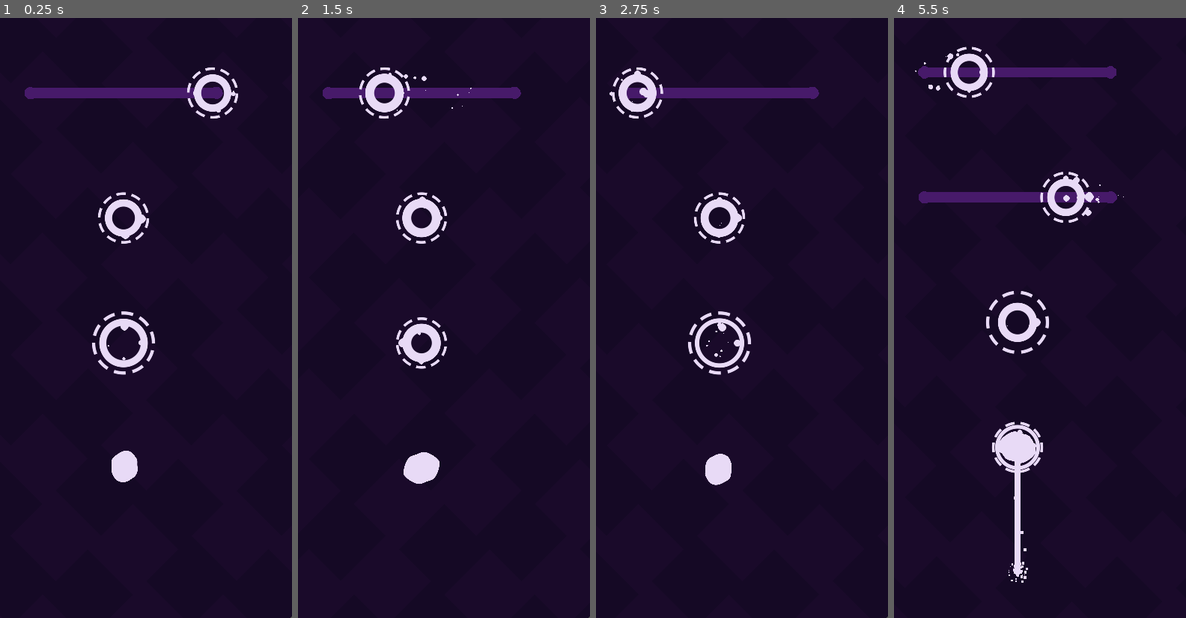
Above: before the commit, frames 1-4 (left to right).
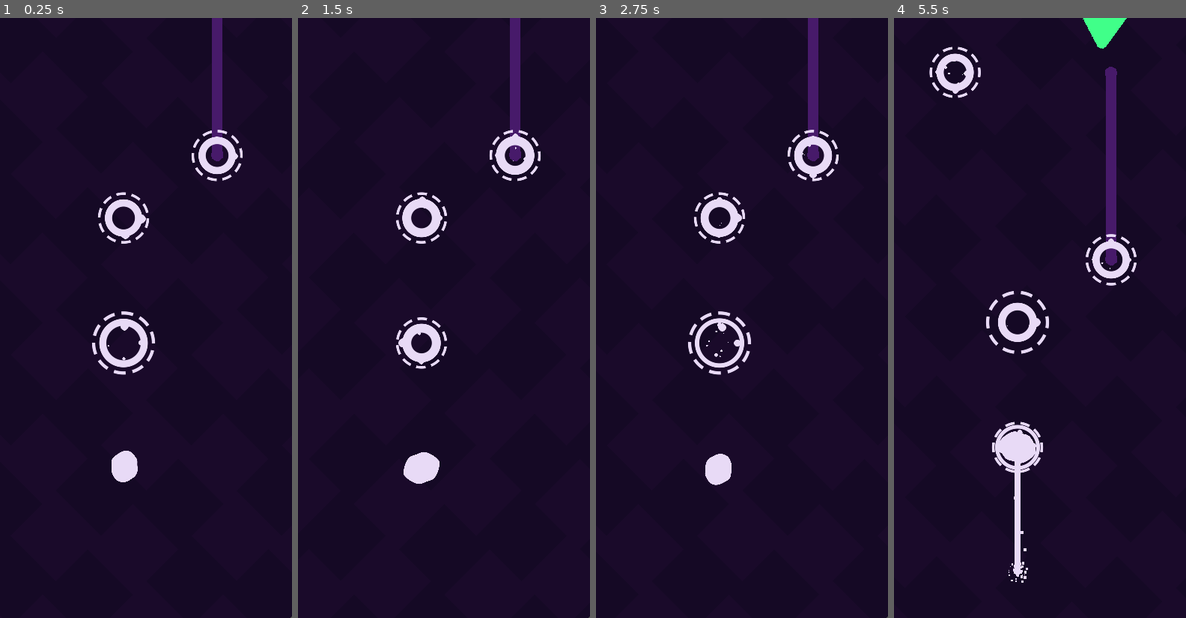
Above: after the commit, the same moments.

Repository: FrancoYudica/PathForger-GodotWildJam-04-2024
Game: Godot game, scene res://levels/level.tscn
Two runs of this game, one before a commit and one after it. Both use one fixed random seed, a clock stepped at 60 frames per second and the inputs below.
Inputs (mouse positions are in pixels of both pictures, inside the frame that each line leads up to):
- Up to frame 1 (0.25 s): no input
- Up to frame 2 (1.5 s): tap Enter (ui_accept) at 0.5, 0.77 s; move the mouse to (496, 288) at 0.52 s; press the mouse at (496, 288) at 0.53 s; hold D 0.53-1.28 s; move the mouse to (353, 348) at 1.27 s; release the mouse at (353, 348) at 1.28 s; hold S from 1.28 s (still down); tap F at 1.35 s
- Up to frame 3 (2.75 s): tap Enter (ui_accept) at 1.52 s; move the mouse to (753, 186) at 2.02 s; release S at 2.03 s; hold D from 2.03 s (still down); tap Space at 2.1 s
- Up to frame 4 (5.5 s): move the mouse to (1002, 438) at 2.77 s; release D at 2.78 s; hold W 2.78-3.53 s; click (1002, 438) at 2.85 s; tap Enter (ui_accept) at 3.02, 3.77, 4.52 s; move the mouse to (1118, 408) at 3.52 s; hold F 3.53-4.28 s; hold A 3.53-5.03 s; move the mouse to (917, 228) at 4.27 s; tap Space at 4.35 s; move the mouse to (1034, 318) at 5.02 s; press the mouse at (1034, 318) at 5.03 s; hold S from 5.03 s (still down)

The runs differ from the first frame. In frame 1, 2.9% of the frame differs, in the area x 8-84%, y 0-28%; in frame 2, 3.1%; in frame 3, 3.0%; in frame 4, 5.3%, in the area x 7-84%, y 0-45%.

Commit message:
RotationChangerComponent + Implementation

Diff:
--- a/entities/obstacles/RotatingObstacle.gd
+++ /dev/null
@@ -1,6 +0,0 @@
-extends ChangingObstacle
-
-@export var rotations_per_second: float = 0.3
-
-func _process(delta):
-	rotation += 2.0 * PI * delta * rotations_per_second * level_changer.difficulty
--- /dev/null
+++ b/entities/obstacles/RotationChangerComponent.gd
@@ -0,0 +1,7 @@
+extends Node2D
+
+@export var level_changer: LevelChanger
+@export var rotations_per_second: float = 0.3
+
+func _process(delta):
+	get_parent().rotation += 2.0 * PI * delta * rotations_per_second * level_changer.difficulty
--- a/entities/obstacles/bar/bar_200px.tscn
+++ b/entities/obstacles/bar/bar_200px.tscn
@@ -1,7 +1,7 @@
 [gd_scene load_steps=4 format=3 uid="uid://c3g0wbvta25ea"]
 
 [ext_resource type="Texture2D" uid="uid://cqdtffd52bufw" path="res://art/textures/obstacles/bar_200px.png" id="1_itv2j"]
-[ext_resource type="Script" path="res://entities/obstacles/RotatingObstacle.gd" id="2_ol552"]
+[ext_resource type="Script" path="res://entities/obstacles/Obstacle.gd" id="2_47g7v"]
 
 [sub_resource type="CapsuleShape2D" id="CapsuleShape2D_upo25"]
 radius = 8.0
@@ -10,7 +10,7 @@
 [node name="ObstacleBar200px" type="Sprite2D"]
 modulate = Color(0.25098, 1, 0.537255, 1)
 texture = ExtResource("1_itv2j")
-script = ExtResource("2_ol552")
+script = ExtResource("2_47g7v")
 
 [node name="Area2D" type="Area2D" parent="."]
 collision_layer = 24
--- a/entities/obstacles/bar/bar_300px.tscn
+++ b/entities/obstacles/bar/bar_300px.tscn
@@ -1,7 +1,7 @@
 [gd_scene load_steps=4 format=3 uid="uid://cscxt5rlfm0gb"]
 
 [ext_resource type="Texture2D" uid="uid://bl5bcc3vy511x" path="res://art/textures/obstacles/bar_300px.png" id="1_pgj7j"]
-[ext_resource type="Script" path="res://entities/obstacles/RotatingObstacle.gd" id="2_mnuhj"]
+[ext_resource type="Script" path="res://entities/obstacles/Obstacle.gd" id="2_lxp5s"]
 
 [sub_resource type="CapsuleShape2D" id="CapsuleShape2D_upo25"]
 radius = 8.0
@@ -11,7 +11,7 @@
 modulate = Color(0.25098, 1, 0.537255, 1)
 texture_filter = 1
 texture = ExtResource("1_pgj7j")
-script = ExtResource("2_mnuhj")
+script = ExtResource("2_lxp5s")
 metadata/_aseprite_wizard_interface_config_ = {
 "layer_section": true
 }
--- a/entities/obstacles/bar/bar_400px.tscn
+++ b/entities/obstacles/bar/bar_400px.tscn
@@ -1,7 +1,7 @@
 [gd_scene load_steps=4 format=3 uid="uid://cvxq67huacrw7"]
 
 [ext_resource type="Texture2D" uid="uid://dqs3spp3vj046" path="res://art/textures/obstacles/bar_400px.png" id="1_jeve2"]
-[ext_resource type="Script" path="res://entities/obstacles/RotatingObstacle.gd" id="2_b4u5l"]
+[ext_resource type="Script" path="res://entities/obstacles/Obstacle.gd" id="2_wphfy"]
 
 [sub_resource type="CapsuleShape2D" id="CapsuleShape2D_upo25"]
 radius = 8.0
@@ -11,7 +11,7 @@
 modulate = Color(0.25098, 1, 0.537255, 1)
 texture_filter = 1
 texture = ExtResource("1_jeve2")
-script = ExtResource("2_b4u5l")
+script = ExtResource("2_wphfy")
 metadata/_aseprite_wizard_interface_config_ = {
 "layer_section": true
 }
--- a/entities/obstacles/circumference.tscn
+++ b/entities/obstacles/circumference.tscn
@@ -1,13 +1,13 @@
 [gd_scene load_steps=3 format=3 uid="uid://r1t3ds37ibdu"]
 
 [ext_resource type="Texture2D" uid="uid://bm16cm0kkjyjm" path="res://art/textures/obstacles/open_ring_thin_256x256.png" id="1_18qy7"]
-[ext_resource type="Script" path="res://entities/obstacles/RotatingObstacle.gd" id="2_r2yh2"]
+[ext_resource type="Script" path="res://entities/obstacles/Obstacle.gd" id="2_l2apu"]
 
 [node name="Circumference" type="Sprite2D"]
 modulate = Color(0.25098, 1, 0.537255, 1)
 texture_filter = 1
 texture = ExtResource("1_18qy7")
-script = ExtResource("2_r2yh2")
+script = ExtResource("2_l2apu")
 metadata/_aseprite_wizard_interface_config_ = {
 "layer_section": true
 }
--- a/entities/obstacles/half_circumference/rotating_half_circumference.tscn
+++ /dev/null
@@ -1,34 +0,0 @@
-[gd_scene load_steps=3 format=3 uid="uid://b5nqxtxfgyepk"]
-
-[ext_resource type="Texture2D" uid="uid://c12bgd0frdi0v" path="res://art/textures/obstacles/half_circle_256px.png" id="1_sn8rq"]
-[ext_resource type="Script" path="res://entities/obstacles/RotatingObstacle.gd" id="2_es3a2"]
-
-[node name="RotatingHalfCircumference" type="Sprite2D"]
-modulate = Color(0.25098, 1, 0.537255, 1)
-texture_filter = 1
-texture = ExtResource("1_sn8rq")
-script = ExtResource("2_es3a2")
-metadata/_aseprite_wizard_interface_config_ = {
-"layer_section": true
-}
-metadata/_aseprite_wizard_config_ = {
-"i_mode": 1,
-"keep_anim_length": false,
-"layer": "",
-"o_ex_p": "",
-"o_folder": "",
-"o_name": "",
-"only_visible": false,
-"player": "",
-"slice": "",
-"source": "res://art/textures/damage/bar_400px.aseprite"
-}
-
-[node name="Area2D" type="Area2D" parent="."]
-collision_layer = 24
-collision_mask = 0
-
-[node name="CollisionPolygon2D" type="CollisionPolygon2D" parent="Area2D"]
-position = Vector2(-51, 103)
-rotation = 3.14159
-polygon = PackedVector2Array(62.9998, 96.0002, 60.9997, 100, 60, 122, 51, 150, 36, 174, 22, 188, -2.00051, 204, -29.0005, 213, -52.0005, 215, -73.0005, 213, -92.0005, 207, -113, 196, -122, 190, -140, 170, -153, 150, -161, 122, -163, 112, -163, 99.9996, -165, 95.9996, -169, 92.9996, -173, 92.9996, -176, 94.9996, -179, 98.9995, -178, 120, -174, 138, -168, 156, -160, 169, -147, 187, -135.001, 199, -126.001, 206, -108.001, 218, -84.0006, 227, -62.0006, 231, -41.0006, 231, -11.0006, 225, 10, 215, 35, 198, 56, 174, 69, 147, 76, 119, 76.9997, 99.0002, 72.9998, 94.0002, 66.9998, 93.0002)
--- a/entities/obstacles/square/square_32px.tscn
+++ b/entities/obstacles/square/square_32px.tscn
@@ -1,13 +1,13 @@
 [gd_scene load_steps=3 format=3 uid="uid://d1hxvggpamueq"]
 
 [ext_resource type="Texture2D" uid="uid://bylsrs6schc7j" path="res://art/textures/obstacles/square_32px.png" id="1_fxax2"]
-[ext_resource type="Script" path="res://entities/obstacles/RotatingObstacle.gd" id="2_1x306"]
+[ext_resource type="Script" path="res://entities/obstacles/Obstacle.gd" id="2_cnumj"]
 
 [node name="ObstacleSquare32px" type="Sprite2D"]
 modulate = Color(0.25098, 1, 0.537255, 1)
 texture_filter = 1
 texture = ExtResource("1_fxax2")
-script = ExtResource("2_1x306")
+script = ExtResource("2_cnumj")
 metadata/_aseprite_wizard_interface_config_ = {
 "layer_section": true
 }
--- a/entities/obstacles/square/square_64px.tscn
+++ b/entities/obstacles/square/square_64px.tscn
@@ -1,13 +1,13 @@
 [gd_scene load_steps=3 format=3 uid="uid://cns5milwove2n"]
 
 [ext_resource type="Texture2D" uid="uid://drfigkgmx6els" path="res://art/textures/obstacles/square_64px.png" id="1_5quw3"]
-[ext_resource type="Script" path="res://entities/obstacles/RotatingObstacle.gd" id="2_qnonc"]
+[ext_resource type="Script" path="res://entities/obstacles/Obstacle.gd" id="2_62ab0"]
 
 [node name="ObstacleSquare64px" type="Sprite2D"]
 modulate = Color(0.25098, 1, 0.537255, 1)
 texture_filter = 1
 texture = ExtResource("1_5quw3")
-script = ExtResource("2_qnonc")
+script = ExtResource("2_62ab0")
 metadata/_aseprite_wizard_interface_config_ = {
 "layer_section": true
 }
--- a/entities/obstacles/triangle/triangle_128px.tscn
+++ b/entities/obstacles/triangle/triangle_128px.tscn
@@ -1,14 +1,14 @@
 [gd_scene load_steps=3 format=3 uid="uid://b4plnq3jpoudj"]
 
 [ext_resource type="Texture2D" uid="uid://3amfc4ilvmdr" path="res://art/textures/obstacles/triangle_128x128.png" id="1_r5m62"]
-[ext_resource type="Script" path="res://entities/obstacles/RotatingObstacle.gd" id="2_hce7t"]
+[ext_resource type="Script" path="res://entities/obstacles/Obstacle.gd" id="2_1jed6"]
 
 [node name="ObstacleTriangle128px" type="Sprite2D"]
 modulate = Color(0.25098, 1, 0.537255, 1)
 texture_filter = 1
 position = Vector2(-23, -26)
 texture = ExtResource("1_r5m62")
-script = ExtResource("2_hce7t")
+script = ExtResource("2_1jed6")
 metadata/_aseprite_wizard_interface_config_ = {
 "layer_section": true
 }
--- a/entities/player/player.tscn
+++ b/entities/player/player.tscn
@@ -48,6 +48,7 @@
 z_index = 2
 script = ExtResource("1_y7hkf")
 click_buffering_ms = 250
+score = 10000
 
 [node name="PlayerRayCast2D" type="RayCast2D" parent="."]
 top_level = true
--- a/levels/level.tscn
+++ b/levels/level.tscn
@@ -10,7 +10,7 @@
 [ext_resource type="PackedScene" uid="uid://ju0p3v6aejso" path="res://entities/path_node/path_node.tscn" id="9_fy437"]
 [ext_resource type="Script" path="res://levels/GeneratorPicker.gd" id="11_2xxqe"]
 [ext_resource type="Script" path="res://levels/LevelBuilder.gd" id="11_gospp"]
-[ext_resource type="PackedScene" uid="uid://c82wtr3ee8lf6" path="res://levels/level_segments/scenes/medium/level_segment_medium_4.tscn" id="12_8njjx"]
+[ext_resource type="PackedScene" uid="uid://il542qhl7xm2" path="res://levels/level_segments/scenes/medium/level_segment_medium_3.tscn" id="12_yctt7"]
 [ext_resource type="Script" path="res://levels/RandomSegmentGenerator.gd" id="14_m3m3h"]
 
 [sub_resource type="ShaderMaterial" id="ShaderMaterial_ehsn3"]
@@ -110,4 +110,4 @@
 
 [node name="RandomSegmentGenerator" type="Node2D" parent="LevelBuilder/GeneratorPicker"]
 script = ExtResource("14_m3m3h")
-packed_level_segments = Array[PackedScene]([ExtResource("12_8njjx")])
+packed_level_segments = Array[PackedScene]([ExtResource("12_yctt7")])
--- a/levels/level_segments/scenes/medium/level_segment_medium_3.tscn
+++ b/levels/level_segments/scenes/medium/level_segment_medium_3.tscn
@@ -1,9 +1,10 @@
-[gd_scene load_steps=5 format=3 uid="uid://il542qhl7xm2"]
+[gd_scene load_steps=6 format=3 uid="uid://il542qhl7xm2"]
 
 [ext_resource type="PackedScene" uid="uid://bx725glmajui7" path="res://levels/level_segments/base_level_segment.tscn" id="1_wquww"]
 [ext_resource type="PackedScene" uid="uid://ju0p3v6aejso" path="res://entities/path_node/path_node.tscn" id="2_f0nkj"]
 [ext_resource type="PackedScene" uid="uid://y4rd61nf7m6y" path="res://entities/path_node/moving/path_300_px.tscn" id="3_c8bsv"]
 [ext_resource type="PackedScene" uid="uid://b4plnq3jpoudj" path="res://entities/obstacles/triangle/triangle_128px.tscn" id="4_42dr8"]
+[ext_resource type="Script" path="res://entities/obstacles/RotationChangerComponent.gd" id="5_ds7lm"]
 
 [node name="LevelSegmentMedium" instance=ExtResource("1_wquww")]
 difficulty_enum_index = 1
@@ -26,5 +27,9 @@
 start_move_when_reached = true
 
 [node name="ObstacleTriangle128px" parent="." index="7" instance=ExtResource("4_42dr8")]
-position = Vector2(100, -525)
+position = Vector2(123, -524)
 rotation = 0.785398
+
+[node name="RotationChanger" type="Node2D" parent="ObstacleTriangle128px" index="1" node_paths=PackedStringArray("level_changer")]
+script = ExtResource("5_ds7lm")
+level_changer = NodePath("../../LevelChanger")
